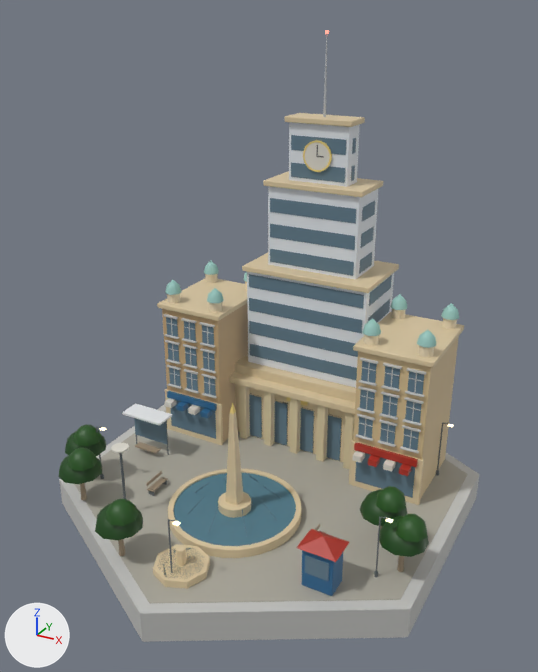
One commit to the glTF model native/godot/assets/art/blender/cityCenter_arab.glb: the scene before it, then after it.
Rendered twice from a camera (50 mm lens) standing at (17.6, -32.2, 25.2) and looking at (0.3, -0.7, 9.5). Lighting does not change. The marker at lower left points along +X, +Y and +Z. The picture after the commit comes second. Vertices at exactly the same position are counted once.

Names of what the first picture shows: 'cladding', 'copper', 'glass', 'glow_warm', 'leaf', 'paint', 'pavers', 'plaster', 'steel_dark', 'stone', 'wall_concrete', 'wood' and 3 more.
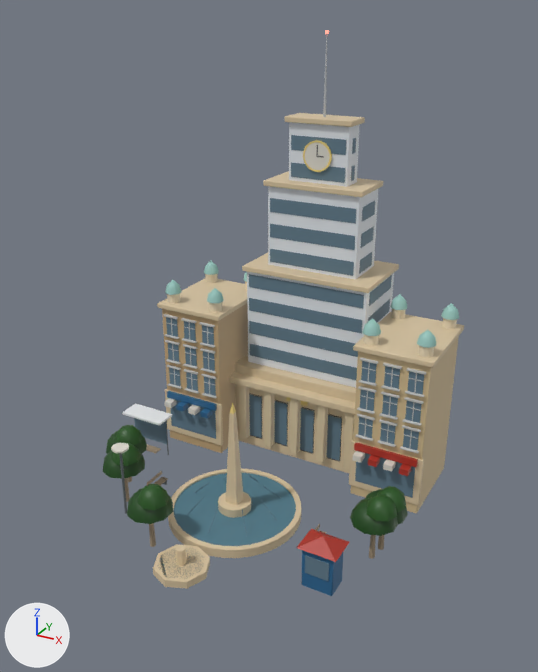
The change, as a diff of the scene's bpy script:
```diff
--- a/native/godot/assets/art/blender/cityCenter_arab.glb.py
+++ b/native/godot/assets/art/blender/cityCenter_arab.glb.py
@@ me_leaf @@
-me_leaf.from_pydata(...)  # 330 vertices, 550 faces; spans x -10.5..10.6, y -10.8..-1.2, z 2.0..3.7
+me_leaf.from_pydata(...)  # 330 vertices, 550 faces; spans x -8.5..9.0, y -9.1..-1.2, z 2.0..3.7
+# me_leaf part 1: the loose piece of 41 vertices spanning x -10.5..-8.3, y -6.2..-3.8, z 2.0..3.1 is moved by (2.1, 1.1, 0.0)
+# me_leaf part 2: the loose piece of 25 vertices spanning x -9.8..-8.2, y -6.0..-4.4, z 2.8..3.7 is moved by (2.1, 1.1, 0.0)
+# me_leaf part 3: the loose piece of 41 vertices spanning x 8.3..10.5, y -5.2..-2.8, z 2.0..3.1 is moved by (-1.8, 0.8, 0.0)
+# me_leaf part 4: the loose piece of 25 vertices spanning x 9.0..10.6, y -5.0..-3.4, z 2.8..3.7 is moved by (-1.8, 0.8, 0.0)
+# me_leaf part 5: the loose piece of 41 vertices spanning x -9.1..-6.9, y -8.2..-5.8, z 2.0..3.1 is moved by (1.8, 1.5, 0.0)
+# me_leaf part 6: the loose piece of 25 vertices spanning x -8.4..-6.8, y -8.0..-6.4, z 2.8..3.7 is moved by (1.8, 1.5, 0.0)
+# me_leaf part 7: the loose piece of 41 vertices spanning x -4.3..-2.1, y -10.8..-8.4, z 2.0..3.1 is moved by (0.6, 1.7, 0.0)
+# me_leaf part 8: the loose piece of 25 vertices spanning x -3.6..-2.0, y -10.6..-9.0, z 2.8..3.7 is moved by (0.6, 1.7, 0.0)
 me_leaf.materials.append(mat_leaf)
@@ me_steel_dark @@
-me_steel_dark.from_pydata(...)  # 300 vertices, 500 faces; spans x -9.0..8.9, y -9.9..9.9, z 0.1..4.2
+me_steel_dark.from_pydata(...)  # 72 vertices, 116 faces; spans x -9.0..5.2, y -6.9..-1.0, z 0.1..4.2
+# me_steel_dark part 9: 18 loose pieces with 228 vertices, spanning x -8.6..8.9, y -9.9..9.9, z 0.1..3.7, are deleted
 me_steel_dark.materials.append(mat_steel_dark)
@@ me_stone @@
-me_stone.from_pydata(...)  # 532 vertices, 992 faces; spans x -8.6..8.6, y -10.4..9.0, z 0.1..19.8
+me_stone.from_pydata(...)  # 532 vertices, 992 faces; spans x -8.6..8.6, y -10.4..9.0, z -0.6..19.8
+# me_stone part 10: all 3 vertices in x 4.6, y 3.4, z 0.1 are moved by (0.0, 0.0, -0.7)
+# other edits to the shape of me_stone do not show in these pictures
 me_stone.materials.append(mat_stone)
@@ me_wall_concrete @@
-me_wall_concrete.from_pydata(...)  # 1164 vertices, 2036 faces; spans x -10.7..10.7, y -12.3..12.3, z -1.6..8.2
+me_wall_concrete.from_pydata(...)  # 1152 vertices, 2016 faces; spans x -8.2..8.2, y 1.4..1.6, z 3.4..8.2
+# me_wall_concrete part 11: the loose piece of 12 vertices spanning x -10.7..10.7, y -12.3..12.3, z -1.6..0.1 is deleted
 me_wall_concrete.materials.append(mat_wall_concrete)
@@ me_wood @@
-me_wood.from_pydata(...)  # 110 vertices, 180 faces; spans x -9.6..9.6, y -9.7..-1.2, z 0.2..2.4
+me_wood.from_pydata(...)  # 110 vertices, 180 faces; spans x -8.6..8.0, y -8.0..-1.2, z -0.2..2.4
+# me_wood part 12: the loose piece of 14 vertices spanning x 9.2..9.6, y -4.1..-3.8, z 0.2..2.4 is scaled about its middle by (1, 1, 1.2), then moved by (-1.8, 0.8, -0.2)
+# me_wood part 13: the loose piece of 14 vertices spanning x -8.2..-7.8, y -7.1..-6.8, z 0.2..2.4 is scaled about its middle by (1, 1, 1.2), then moved by (1.8, 1.5, -0.2)
+# me_wood part 14: the loose piece of 14 vertices spanning x -3.4..-3.0, y -9.7..-9.4, z 0.2..2.4 is scaled about its middle by (1, 1, 1.2), then moved by (0.6, 1.7, -0.2)
+# me_wood part 15: 7 of 110 vertices moved; they spanned x 7.6..8.0, y -2.5..-2.2, z 0.2 and now span x 7.6..8.0, y -2.5..-2.2, z -0.2; mean shift (0.0, 0.0, -0.4); largest move (7.8, -2.2, 0.2) -> (7.8, -2.2, -0.2)
+# other edits to the shape of me_wood do not show in these pictures
 me_wood.materials.append(mat_wood)
@@ ob_glow_warm @@
-ob_glow_warm = bpy.data.objects.new('glow_warm', me_glow_warm)
@@ ob_pavers @@
-ob_pavers = bpy.data.objects.new('pavers', me_pavers)
```

Location of each change, (x1, y1, x2, y2) in pixels of the pictures (538 x 672 px; the box of a moved part takes in the faces that stretch with it):
'pavers', deleted
    before: (75, 410, 468, 604)
'wall_concrete', reshaped (38% narrower, 57% shorter)
    before: (59, 314, 479, 642)
    after: (164, 314, 426, 454)
'leaf', reshaped (18% narrower, 16% shorter)
    before: (59, 424, 429, 557)
    after: (103, 425, 408, 536)
'wood', reshaped (20% narrower, 11% shorter)
    before: (80, 442, 404, 572)
    after: (124, 444, 384, 559)
'steel_dark', reshaped
    before: (96, 420, 450, 577)
    after: (119, 420, 324, 533)
'glow_warm', deleted
    before: (100, 424, 454, 526)
part 1 of me_leaf, moved or reshaped
    before: (65, 431, 106, 456)
    after: (106, 431, 147, 454)
part 2 of me_leaf, moved or reshaped
    before: (73, 424, 102, 446)
    after: (114, 425, 143, 445)
part 3 of me_leaf, moved or reshaped
    before: (379, 516, 429, 557)
    after: (350, 497, 398, 536)
part 4 of me_leaf, moved or reshaped
    before: (395, 514, 428, 542)
    after: (366, 494, 397, 522)
part 5 of me_leaf, moved or reshaped
    before: (59, 454, 102, 484)
    after: (103, 451, 145, 479)
part 6 of me_leaf, moved or reshaped
    before: (67, 447, 97, 471)
    after: (112, 442, 141, 466)
part 7 of me_leaf, moved or reshaped
    before: (95, 503, 143, 540)
    after: (127, 488, 173, 524)
part 8 of me_leaf, moved or reshaped
    before: (105, 499, 138, 526)
    after: (137, 484, 169, 510)
part 9 of me_steel_dark, deleted
    before: (96, 423, 450, 577)
part 10 of me_stone, moved or reshaped
    before: (235, 364, 356, 462)
    after: (235, 364, 356, 473)
part 11 of me_wall_concrete, deleted
    before: (59, 404, 479, 642)
part 12 of me_wood, moved or reshaped
    before: (397, 556, 404, 572)
    after: (369, 535, 376, 559)
part 13 of me_wood, moved or reshaped
    before: (80, 483, 87, 501)
    after: (124, 478, 130, 502)
part 14 of me_wood, moved or reshaped
    before: (118, 539, 125, 556)
    after: (149, 523, 156, 547)
part 15 of me_wood, moved or reshaped (not visible before)
    after: (378, 535, 384, 550)
